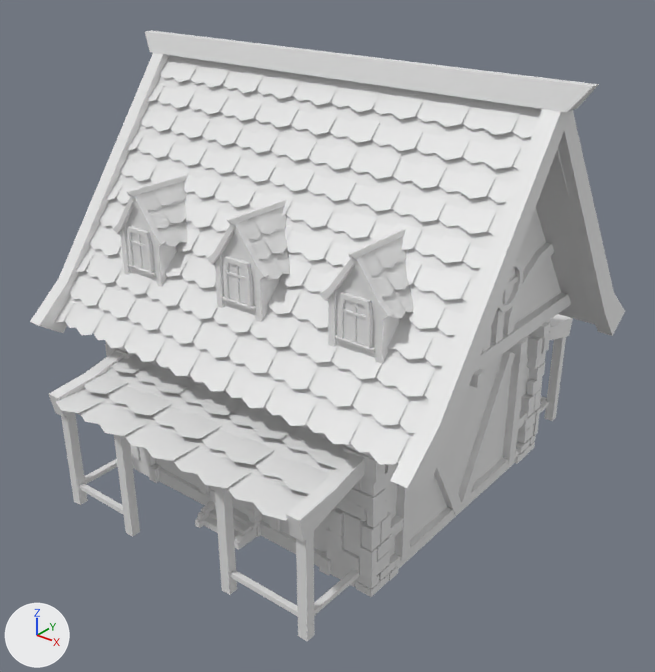
Two versions of the FBX model assets/Inn.fbx, one commit apart.
Rendered twice from a camera (50 mm lens) standing at (4.24, -5.39, 4.51) and looking at (0.09, -0.2, 1.3). The axes (+X, +Y, +Z) are drawn at lower left. The lights are the same throughout. Vertices at the same position are counted once.

The first picture shows 'Inn'.
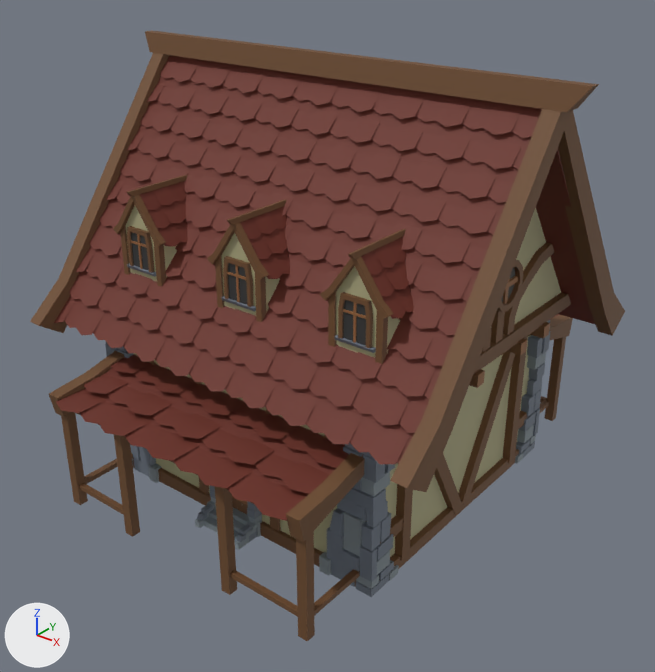
Pixel boxes [x1, y1, x2, y2] of what changed, in the pictures (655 x 672 px):
part 1 of me_cube_393, recoloured (grey to brown)
    both: [30, 30, 625, 641]
part 2 of me_cube_393, recoloured
    both: [105, 263, 395, 597]
part 3 of me_cube_393, recoloured
    both: [516, 320, 550, 458]
part 4 of me_cube_393, recoloured (white to brown)
    both: [54, 55, 596, 521]
part 5 of me_cube_393, recoloured
    both: [126, 205, 561, 358]
part 6 of me_cube_393, recoloured
    both: [134, 353, 367, 552]
part 7 of me_cube_393, recoloured
    both: [385, 335, 531, 557]
part 8 of me_cube_393, recoloured
    both: [132, 458, 399, 589]
part 9 of me_cube_393, recoloured
    both: [515, 352, 546, 464]
part 10 of me_cube_393, recoloured (grey to black)
    both: [228, 263, 515, 345]
part 11 of me_cube_393, recoloured (grey to black)
    both: [131, 233, 149, 270]
part 12 of me_cube_393, recoloured (grey to brown)
    both: [130, 234, 550, 388]

The change in detail:
Material 'Stone_Dark' (mat_stone_dark) is new.
Its base color is (0.155, 0.183, 0.227) (blue #6e7783).
Its roughness is 0.69.
Material 'Plaster' (mat_plaster) is new.
Its base color is (0.429, 0.405, 0.229) (beige #afab84).
Its roughness is 0.69.
Material 'Windows' (mat_windows) is new.
Its base color is (0.0352, 0.0352, 0.0352) (black #353535).
Its roughness is 0.69.
Material 'Stone_Light' (mat_stone_light) is new.
Its base color is (0.222, 0.264, 0.288) (grey #828c92).
Its roughness is 0.69.
Material 'RoofTiles_Red' (mat_rooftiles_red) is new.
Its base color is (0.147, 0.0268, 0.0153) (dark red #6b2e21).
Its roughness is 0.69.
Material 'Wood' (mat_wood) is new.
Its base color is (0.153, 0.0685, 0.0242) (brown #6d4a2b).
Its roughness is 0.69.
Material 'Wood_Light' (mat_wood_light) is new.
Its base color is (0.267, 0.115, 0.0397) (brown #8d5f38).
Its roughness is 0.69.
me_cube_393 has 7582 vertices, 3865 faces and spans x -2.02..2.01, y -2.01..2.01, z -0.01..3.49.
me_cube_393 is used by ob_inn; location (0.0, 0.0, 0.0).
me_cube_393 part 1: 1030 of the faces centred in x -1.97..1.94, y -1.92..1.92, z 0.06..3.48 switch from no material to mat_wood (brown #6d4a2b).
me_cube_393 part 2: 438 of the faces centred in x -1.41..1.36, y -1.44..-0.98, z 0.03..1.9 switch from no material to mat_stone_dark (blue #6e7683).
me_cube_393 part 3: 438 of the faces centred in x -1.41..1.36, y 0.97..1.44, z 0.03..1.9 switch from no material to mat_stone_dark (blue #6e7683).
me_cube_393 part 4: 1336 of the faces centred in x -1.81..1.78, y -1.83..1.83, z 0.96..3.23 switch from no material to mat_rooftiles_red (dark red #6b2d21).
me_cube_393 part 5: 46 of the faces centred in x -1.52..1.47, y -1.11..1.11, z 1.52..3.22 switch from no material to mat_plaster (beige #afab84).
me_cube_393 part 6: 1 of the faces centred in x -0.02, y -1.2, z 0.78 switch from no material to mat_plaster (beige #afab84).
me_cube_393 part 7: 1 of the faces centred in x 1.27, y -0.01, z 0.78 switch from no material to mat_plaster (beige #afab84).
me_cube_393 part 8: 182 of the faces centred in x -1.39..1.34, y -1.47..-0.93, z 0.03..1.43 switch from no material to mat_stone_light (grey #828c92).
me_cube_393 part 9: 182 of the faces centred in x -1.39..1.34, y 0.91..1.47, z 0.03..1.43 switch from no material to mat_stone_light (grey #828c92).
me_cube_393 part 10: 5 of the faces centred in x 0.02..1.53, y -1.12..0.0, z 2.03..2.18 switch from no material to mat_windows (black #353535).
me_cube_393 part 11: 3 of the faces centred in x -1.55..-1.02, y -1.12..0.0, z 2.03..2.18 switch from no material to mat_windows (black #353535).
me_cube_393 part 12: 87 of the faces centred in x -1.92..1.57, y -1.13..1.13, z 1.45..3.12 switch from no material to mat_wood_light (brown #8d5f38).
